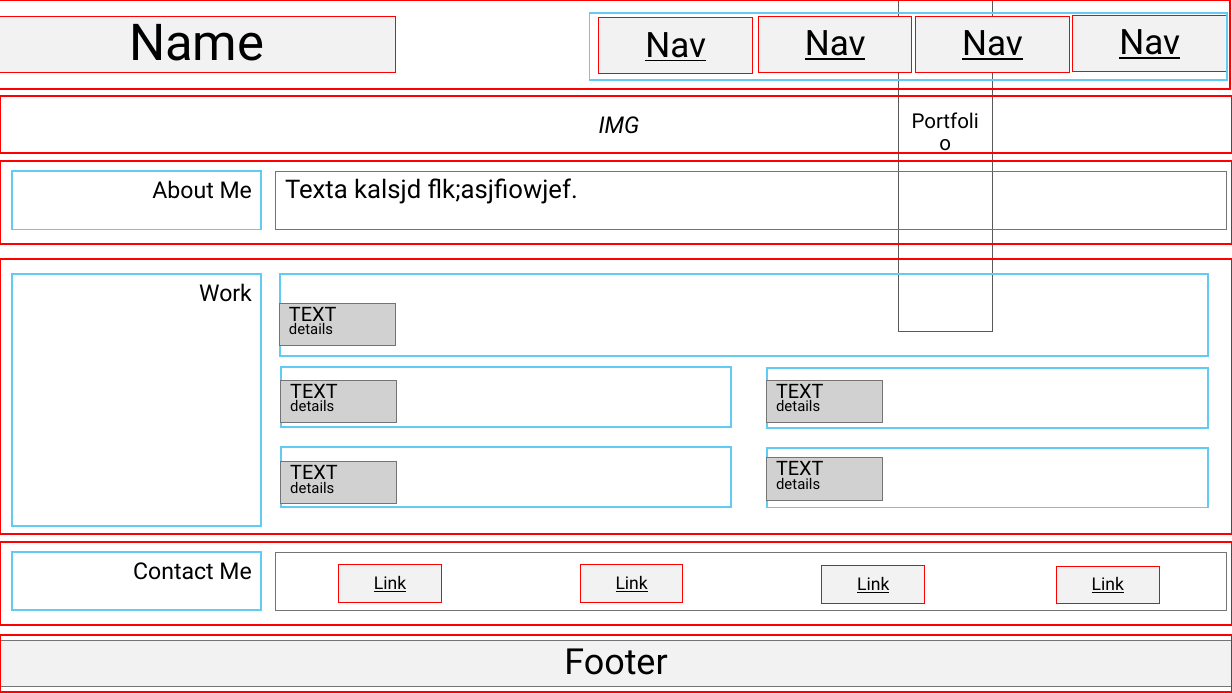
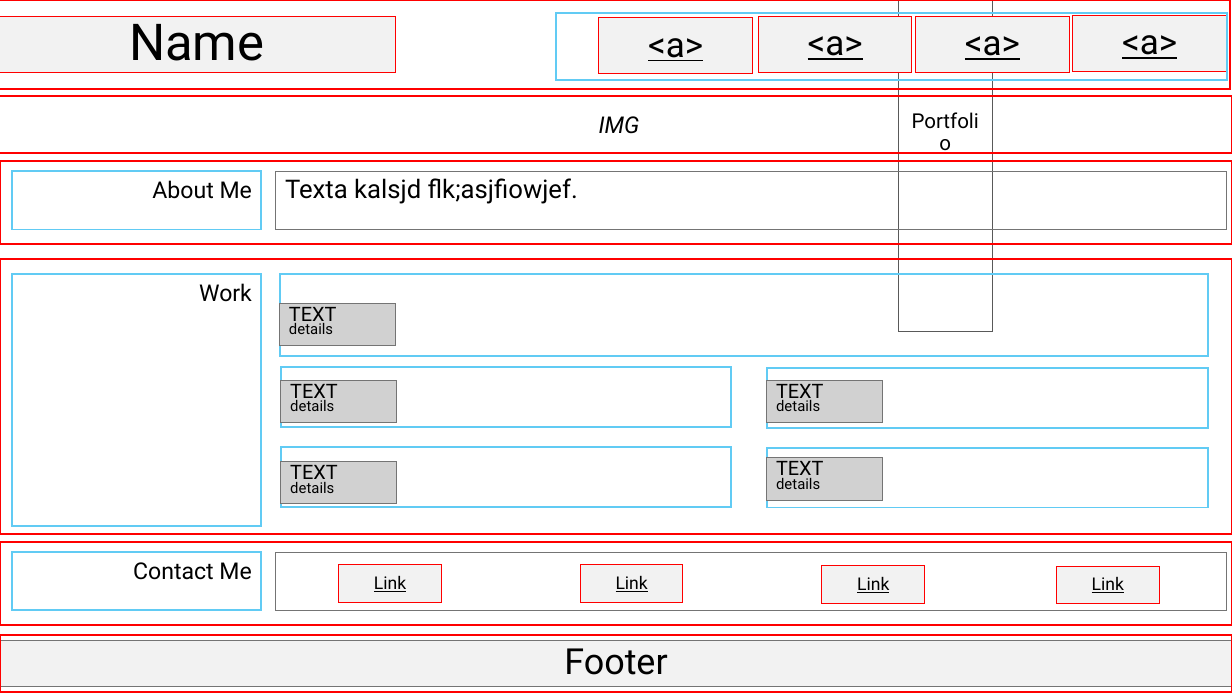
Before and after one commit to lwebert/Challenge-02, a slide deck: slide 1 of wireframe-challenge-02.pptx. Drawn at 1232x693 pixels with LibreOffice and Linux fonts; fonts in the diff are those of the drawing. Boxes give left, top, right and bottom in pixels: in the first picture for what was removed or moved away, otherwise in the second. Text is boxed around its words. In the diff, an @@ line names an element or a change of style, - is before the commit and + after.

```diff
--- a/wireframe-challenge-02.pptx
+++ b/wireframe-challenge-02.pptx
@@ rectangle: place and size @@
-rectangle at [590,13,1227,79]
+rectangle at [555,13,1226,79]
@@ text in rectangle at [648,38,703,61]: text changed @@
-Nav
+<a>
@@ text in rectangle at [808,36,863,60]: text changed @@
-Nav
+<a>
@@ text in rectangle at [965,36,1020,60]: text changed @@
-Nav
+<a>
@@ text in rectangle at [1122,35,1177,59]: text changed @@
-Nav
+<a>
```
Also in this commit, not shown: 8 other files.
